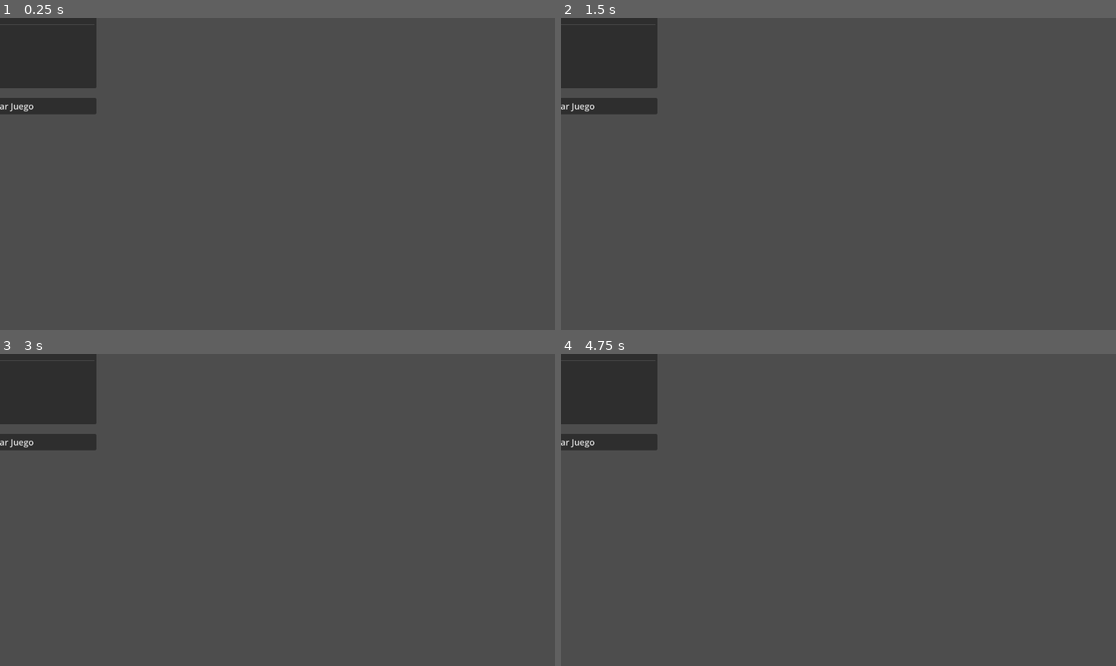
Above: before the commit, frames 1-4 (two rows, left to right).
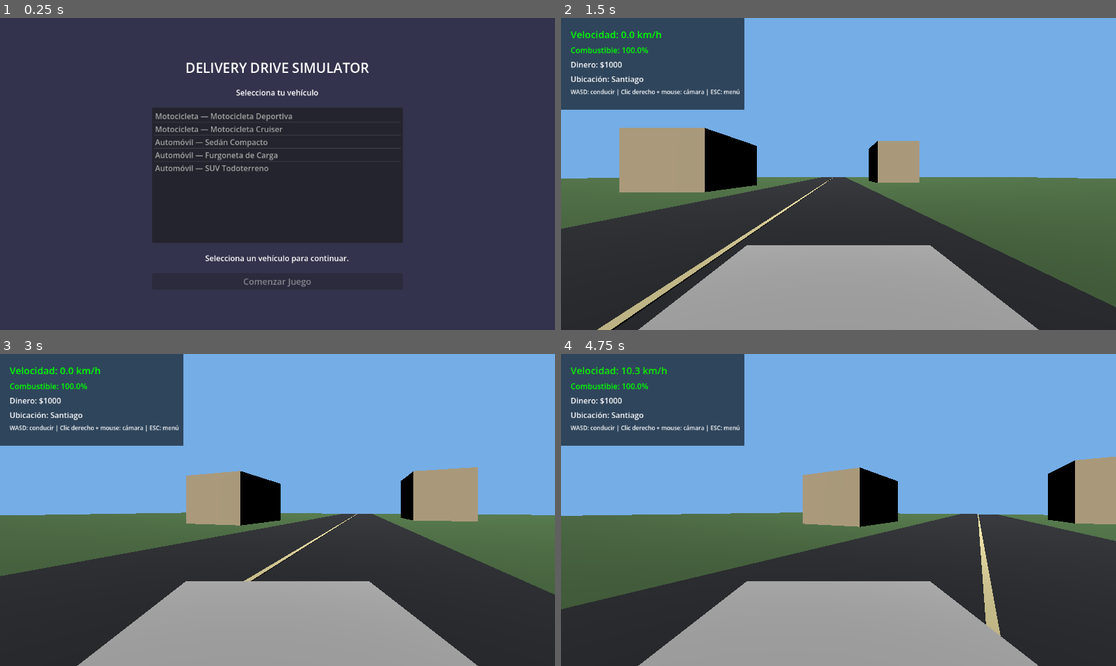
Above: after the commit, the same moments.

Repository: JorgeFreire95/DeliveryDriveSimulator
Game: Godot game, scene res://scenes/main_menu/MainMenuScene.tscn
Same seed, same stepped clock (60 frames per second), same inputs: the game is played once before the commit and once after it.
Inputs (mouse positions are in pixels of both pictures, inside the frame that each line leads up to):
- Up to frame 1 (0.25 s): no input
- Up to frame 2 (1.5 s): tap Enter at 0.5 s; move the mouse to (960, 158) at 0.52 s; hold Right (ui_right) 0.53-1.25 s; click (960, 158) at 0.67 s; click (838, 280) at 1.25 s, where only the run after the commit has a clickable "Comenzar Juego"
- Up to frame 3 (3 s): tap Space at 2 s; move the mouse to (166, 525) at 2.02 s; hold Down (ui_down) 2.03-2.78 s; click (166, 525) at 2.17 s; tap Enter at 2.75 s; move the mouse to (333, 441) at 2.77 s; hold Right (ui_right) from 2.78 s (still down); click (333, 441) at 2.92 s
- Up to frame 4 (4.75 s): move the mouse to (810, 572) at 3.52 s; release Right (ui_right) at 3.53 s; hold Up (ui_up) 3.53-4.28 s; click (810, 572) at 3.67 s; move the mouse to (1005, 556) at 4.27 s; hold Left (ui_left) from 4.28 s (still down); click (1005, 556) at 4.42 s

The runs differ from the first frame. In frame 1, 99% of the frame differs, in the area x 0-100%, y 0-100%; in frame 2, 95%; in frame 3, 98%; in frame 4, 93%.

Commit message:
Cambio

Diff:
--- a/scenes/game/GameScene.tscn
+++ b/scenes/game/GameScene.tscn
@@ -1,19 +1,38 @@
-[gd_scene load_steps=6 format=3 uid="uid://cvmrx1urc41yy1xx"]
+[gd_scene load_steps=12 format=3 uid="uid://cvmrx1urc41yy1xx"]
 
-[ext_resource type="Script" path="res://scripts/player/player_vehicle.gd"]
-[ext_resource type="Script" path="res://scripts/ui/game_hud.gd"]
+[ext_resource type="Script" path="res://scripts/player/player_vehicle.gd" id="1_player"]
+[ext_resource type="Script" path="res://scripts/ui/game_hud.gd" id="2_game_hud"]
 
 [sub_resource type="StandardMaterial3D" id="StandardMaterial3D_5tg7p"]
-albedo_color = Color(0.5, 0.5, 0.5, 1.0)
+albedo_color = Color(0.29, 0.43, 0.25, 1)
 
 [sub_resource type="BoxMesh" id="BoxMesh_n8hv2"]
-size = Vector3(200.0, 1.0, 200.0)
+size = Vector3(1.8, 1.0, 4.0)
 
 [sub_resource type="BoxShape3D" id="BoxShape3D_xkglp"]
-size = Vector3(200.0, 1.0, 200.0)
+size = Vector3(1.8, 1.0, 4.0)
 
 [sub_resource type="StandardMaterial3D" id="StandardMaterial3D_1uyd3"]
 albedo_color = Color(0.8, 0.8, 0.8, 1.0)
+
+[sub_resource type="Environment" id="Environment_gp3ko"]
+background_mode = 1
+background_color = Color(0.46, 0.68, 0.9, 1)
+ambient_light_source = 1
+ambient_light_energy = 1.0
+tonemap_mode = 0
+
+[sub_resource type="StyleBoxFlat" id="StyleBoxFlat_i7kb9"]
+bg_color = Color(0, 0, 0, 0.6)
+
+[sub_resource type="StandardMaterial3D" id="RoadMaterial"]
+albedo_color = Color(0.15, 0.16, 0.18, 1)
+
+[sub_resource type="StandardMaterial3D" id="LineMaterial"]
+albedo_color = Color(0.95, 0.9, 0.66, 1)
+
+[sub_resource type="StandardMaterial3D" id="BuildingMaterial"]
+albedo_color = Color(0.7, 0.63, 0.5, 1)
 
 [node name="GameScene" type="Node3D"]
 
@@ -28,17 +47,38 @@
 material_override = SubResource("StandardMaterial3D_5tg7p")
 size = Vector3(200.0, 1.0, 200.0)
 material = SubResource("StandardMaterial3D_5tg7p")
+use_collision = true
+
+[node name="Road" type="CSGBox3D" parent="."]
+position = Vector3(0, 0.51, 0)
+size = Vector3(12, 0.02, 200)
+material = SubResource("RoadMaterial")
+
+[node name="CenterLine" type="CSGBox3D" parent="."]
+position = Vector3(0, 0.53, 0)
+size = Vector3(0.15, 0.02, 200)
+material = SubResource("LineMaterial")
+
+[node name="BuildingLeft" type="CSGBox3D" parent="."]
+position = Vector3(-14, 3.5, -25)
+size = Vector3(8, 6, 12)
+material = SubResource("BuildingMaterial")
+
+[node name="BuildingRight" type="CSGBox3D" parent="."]
+position = Vector3(14, 4.5, -45)
+size = Vector3(8, 8, 12)
+material = SubResource("BuildingMaterial")
 
 [node name="Player" type="CharacterBody3D" parent="."]
-transform = Transform3D(1, 0, 0, 0, 1, 0, 0, 0, 1, 0, 2, 0)
-script = ExtResource("res://scripts/player/player_vehicle.gd")
+transform = Transform3D(1, 0, 0, 0, 1, 0, 0, 0, 1, 2.5, 1.1, 0)
+script = ExtResource("1_player")
 
 [node name="CollisionShape3D" type="CollisionShape3D" parent="Player"]
 shape = SubResource("BoxShape3D_xkglp")
 disabled = false
 
 [node name="Camera3D" type="Camera3D" parent="Player"]
-transform = Transform3D(1, 0, 0, 0, 1, 0, 0, 0, 1, 0, 0.6, 0)
+transform = Transform3D(1, 0, 0, 0, 1, 0, 0, 0, 1, 0, 1.2, 0)
 current = true
 fov = 75.0
 
@@ -47,11 +87,11 @@
 material_override = SubResource("StandardMaterial3D_1uyd3")
 
 [node name="GameHUD" type="CanvasLayer" parent="."]
-script = ExtResource("res://scripts/ui/game_hud.gd")
+script = ExtResource("2_game_hud")
 
 [node name="HUDPanel" type="Panel" parent="GameHUD"]
-anchors_right = 1.0
-anchors_bottom = 1.0
+offset_right = 380.0
+offset_bottom = 190.0
 theme_override_styles/panel = SubResource("StyleBoxFlat_i7kb9")
 mouse_filter = 2
 
@@ -60,51 +100,42 @@
 offset_left = 20.0
 offset_top = 20.0
 offset_right = 300.0
-offset_bottom = 100.0
+offset_bottom = 50.0
 text = "Velocidad: 0 km/h"
 theme_override_font_sizes/font_size = 20
 
 [node name="FuelLabel" type="Label" parent="GameHUD/HUDPanel"]
 layout_mode = 0
 offset_left = 20.0
-offset_top = 110.0
+offset_top = 55.0
 offset_right = 300.0
-offset_bottom = 150.0
+offset_bottom = 80.0
 text = "Combustible: 100%"
 theme_override_font_sizes/font_size = 16
 
 [node name="MoneyLabel" type="Label" parent="GameHUD/HUDPanel"]
 layout_mode = 0
 offset_left = 20.0
-offset_top = 160.0
+offset_top = 85.0
 offset_right = 300.0
-offset_bottom = 200.0
+offset_bottom = 110.0
 text = "Dinero: $0"
 theme_override_font_sizes/font_size = 16
 
 [node name="LocationLabel" type="Label" parent="GameHUD/HUDPanel"]
 layout_mode = 0
 offset_left = 20.0
-offset_top = 210.0
+offset_top = 115.0
 offset_right = 300.0
-offset_bottom = 250.0
+offset_bottom = 140.0
 text = "Ubicación: Santiago"
 theme_override_font_sizes/font_size = 16
 
 [node name="ControlsLabel" type="Label" parent="GameHUD/HUDPanel"]
 layout_mode = 0
 offset_left = 20.0
-offset_top = 260.0
-offset_right = 400.0
-offset_bottom = 320.0
-text = "Controles: WASD=Movimiento | MOUSE=Cámara | ESC=Menú"
+offset_top = 145.0
+offset_right = 370.0
+offset_bottom = 180.0
+text = "WASD: conducir | Clic derecho + mouse: cámara | ESC: menú"
 theme_override_font_sizes/font_size = 12
-
-[sub_resource type="Environment" id="Environment_gp3ko"]
-ambient_light_source = 1
-ambient_light_energy = 1.0
-ambient_light_energy_multiplier = 1.0
-tonemap_mode = 0
-
-[sub_resource type="StyleBoxFlat" id="StyleBoxFlat_i7kb9"]
-bg_color = Color(0, 0, 0, 0.3)
--- a/scenes/main_menu/MainMenuScene.tscn
+++ b/scenes/main_menu/MainMenuScene.tscn
@@ -1,13 +1,19 @@
 [gd_scene format=3 uid="uid://bq04jl2vrmteu"]
-[ext_resource type="Script" path="res://scripts/ui/main_menu.gd" id="uid://c5ujpg12abcd"]
+[ext_resource type="Script" path="res://scripts/ui/main_menu.gd" id="1_script"]
 [sub_resource type="StyleBoxFlat" id="StyleBoxFlat_p4ch0"]
 bg_color = Color(0.2, 0.2, 0.3, 1.0)
 
-[node name="MainMenuScene" type="CanvasLayer"]
-layer = 0
-script = ExtResource("uid://c5ujpg12abcd")
+[node name="MainMenuScene" type="Control"]
+layout_mode = 3
+anchors_preset = 15
+anchor_right = 1.0
+anchor_bottom = 1.0
+grow_horizontal = 2
+grow_vertical = 2
+script = ExtResource("1_script")
 
 [node name="Panel" type="Panel" parent="."]
+layout_mode = 1
 anchors_left = 0.0
 anchors_top = 0.0
 anchors_right = 1.0
@@ -24,10 +30,10 @@
 anchors_top = 0.5
 anchors_right = 0.5
 anchors_bottom = 0.5
-offset_left = -200.0
-offset_top = -200.0
-offset_right = 200.0
-offset_bottom = 200.0
+offset_left = -260.0
+offset_top = -240.0
+offset_right = 260.0
+offset_bottom = 240.0
 theme_override_constants/separation = 20
 
 [node name="Title" type="Label" parent="Panel/VBoxContainer"]
@@ -47,17 +53,14 @@
 [node name="VehicleList" type="ItemList" parent="Panel/VBoxContainer"]
 layout_mode = 2
 size_flags_vertical = 3
-item_count = 5
-item_0/text = "🏍️ Yamaha Motocicleta"
-item_1/text = "🏍️ Harley Motocicleta"
-item_2/text = "🚗 Toyota Auto"
-item_3/text = "🚕 Scania Camioneta"
-item_4/text = "🚘 Volvo Premium"
+custom_minimum_size = Vector2(0, 200)
+
+[node name="SelectionStatus" type="Label" parent="Panel/VBoxContainer"]
+layout_mode = 2
+text = "Selecciona un vehículo para continuar."
+horizontal_alignment = 1
 
 [node name="StartButton" type="Button" parent="Panel/VBoxContainer"]
 layout_mode = 2
 text = "Comenzar Juego"
 theme_override_font_sizes/font_size = 18
-
-[connection signal="item_selected" from="Panel/VBoxContainer/VehicleList" to="." method="_on_vehicle_selected"]
-[connection signal="pressed" from="Panel/VBoxContainer/StartButton" to="." method="_on_start_game"]
--- a/scripts/player/player_vehicle.gd
+++ b/scripts/player/player_vehicle.gd
@@ -54,6 +54,13 @@
 	print("Vehículo configurado: ", data.get("name", "Desconocido"))
 
 func _physics_process(delta):
+	if Input.is_action_just_pressed("ui_cancel"):
+		Input.set_mouse_mode(Input.MOUSE_MODE_VISIBLE)
+		var error = get_tree().change_scene_to_file("res://scenes/main_menu/MainMenuScene.tscn")
+		if error != OK:
+			push_error("No se pudo volver al menú: %s" % error)
+		return
+
 	# Entrada
 	_handle_input()
 
@@ -65,7 +72,7 @@
 	move_and_slide()
 
 	# Emisión de señales
-	speed_changed.emit(current_speed)
+	speed_changed.emit(get_speed_kmh())
 	fuel_changed.emit(fuel_amount / max_fuel)
 
 func _handle_input():
@@ -93,10 +100,6 @@
 		camera_rotation.x = clamp(camera_rotation.x, -PI / 2, PI / 2)
 		camera.rotation = camera_rotation
 
-	# Salir (ESC)
-	if Input.is_action_pressed("ui_cancel"):
-		get_tree().change_scene_to_file("res://scenes/main_menu/MainMenuScene.tscn")
-
 func _update_movement(delta):
 	# Aceleración
 	if input_acceleration > 0.0:
@@ -107,16 +110,15 @@
 		current_speed = move_toward(current_speed, 0.0, 2.0 * delta)
 
 	# Dirección
-	var forward = -transform.basis.z
-	var right = transform.basis.x
-
 	rotation.y += input_steering * steering_speed * delta
 
 	# Velocidad
-	velocity = forward * current_speed
+	var forward = -transform.basis.z
+	velocity.x = forward.x * current_speed
+	velocity.z = forward.z * current_speed
 
 	# Gravedad
-	velocity.y -= gravity * delta
+	velocity.y += gravity * delta
 
 func _update_fuel(delta):
 	# Consumo de combustible
--- a/scripts/ui/game_hud.gd
+++ b/scripts/ui/game_hud.gd
@@ -23,9 +23,9 @@
 	# Conectar señales si existen
 	if player_vehicle:
 		if player_vehicle.has_signal("speed_changed"):
-			player_vehicle.speed_changed.connect(_on_speed_changed)
+			player_vehicle.connect("speed_changed", Callable(self, "_on_speed_changed"))
 		if player_vehicle.has_signal("fuel_changed"):
-			player_vehicle.fuel_changed.connect(_on_fuel_changed)
+			player_vehicle.connect("fuel_changed", Callable(self, "_on_fuel_changed"))
 
 	# Inicializar valores
 	_update_display()
@@ -41,7 +41,7 @@
 		return
 
 	# Actualizar velocidad
-	var speed = player_vehicle.current_speed
+	var speed = float(player_vehicle.get("current_speed")) * 3.6
 	speed_label.text = "Velocidad: %.1f km/h" % speed
 
 	# Cambiar color según velocidad
@@ -51,7 +51,9 @@
 	speed_label.add_theme_color_override("font_color", color)
 
 	# Actualizar combustible
-	var fuel_percentage = (player_vehicle.fuel_amount / player_vehicle.max_fuel) * 100.0
+	var fuel_amount = float(player_vehicle.get("fuel_amount"))
+	var max_fuel = float(player_vehicle.get("max_fuel"))
+	var fuel_percentage = (fuel_amount / max_fuel) * 100.0
 	fuel_label.text = "Combustible: %.1f%%" % fuel_percentage
 
 	# Cambiar color según combustible
--- a/scripts/ui/main_menu.gd
+++ b/scripts/ui/main_menu.gd
@@ -1,5 +1,5 @@
 # Main Menu Controller
-extends CanvasLayer
+extends Control
 
 var vehicle_data = preload("res://scripts/data/vehicle_data.gd").new()
 
@@ -8,9 +8,23 @@
 
 @onready var vehicle_list = $Panel/VBoxContainer/VehicleList
 @onready var start_button = $Panel/VBoxContainer/StartButton
+@onready var selection_status: Label = $Panel/VBoxContainer/SelectionStatus
+@onready var menu_panel: Panel = $Panel
+@onready var menu_container: VBoxContainer = $Panel/VBoxContainer
 
 func _ready():
 	print("🎮 MainMenu iniciando...")
+	add_child(vehicle_data)
+	_layout_menu()
+	get_viewport().size_changed.connect(_layout_menu)
+
+	vehicle_list.clear()
+	for vehicle in vehicle_data.get_all_vehicles():
+		var vehicle_type = "Motocicleta" if vehicle.type == "motorcycle" else "Automóvil"
+		vehicle_list.add_item("%s — %s" % [vehicle_type, vehicle.name])
+
+	selection_status.text = "Selecciona un vehículo para continuar."
+	start_button.disabled = true
 
 	# Conectar señales
 	vehicle_list.item_selected.connect(_on_vehicle_selected)
@@ -18,24 +32,46 @@
 
 	print("✅ MainMenu listo")
 
+func _layout_menu():
+	var viewport_size = get_viewport_rect().size
+	set_anchors_and_offsets_preset(Control.PRESET_TOP_LEFT)
+	position = Vector2.ZERO
+	size = viewport_size
+	menu_panel.set_anchors_and_offsets_preset(Control.PRESET_TOP_LEFT)
+	menu_panel.position = Vector2.ZERO
+	menu_panel.size = viewport_size
+	menu_container.set_anchors_and_offsets_preset(Control.PRESET_TOP_LEFT)
+	menu_container.size = Vector2(520.0, 480.0)
+	menu_container.position = (viewport_size - menu_container.size) / 2.0
+
 func _on_vehicle_selected(index: int):
 	var vehicles = vehicle_data.get_all_vehicles()
 	if index >= 0 and index < vehicles.size():
 		selected_vehicle = vehicles[index]
+		selection_status.text = "Seleccionado: %s" % selected_vehicle.name
+		start_button.disabled = false
 		print("🏍️ Vehículo seleccionado: ", selected_vehicle.name)
 
 func _on_start_game():
 	print("▶️ Iniciando juego...")
 
 	if selected_vehicle.is_empty():
+		selection_status.text = "Primero selecciona un vehículo de la lista."
 		print("❌ Error: Debes seleccionar un vehículo primero")
 		return
 
 	print("✅ Vehículo: ", selected_vehicle.name)
 	print("✅ Cambiando a escena GameScene...")
+	selection_status.text = "Cargando juego..."
 
-	# Cargar la escena del juego
-	var error = get_tree().change_scene_to_file("res://scenes/game/GameScene.tscn")
+	var game_scene = ResourceLoader.load("res://scenes/game/GameScene.tscn") as PackedScene
+	if game_scene == null:
+		selection_status.text = "No se pudo leer GameScene.tscn. Revisa Salida."
+		push_error("No se pudo cargar res://scenes/game/GameScene.tscn como PackedScene.")
+		return
+
+	var error = get_tree().change_scene_to_packed(game_scene)
 
 	if error != OK:
+		selection_status.text = "No se pudo cargar el juego (error %d)." % error
 		print("❌ Error al cargar escena: ", error)
Not shown, added: DIAGNOSTICO.txt
